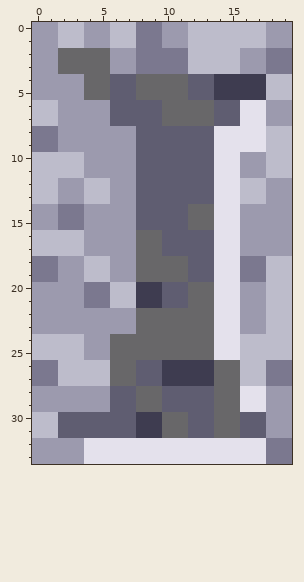
One commit to this pixel-art sprite: qfg4-capital-I.png. Above is the file before it was changed.
The file is 20x34 pixels. Colours within 5 levels of each other are drawn and written as one.
New version:
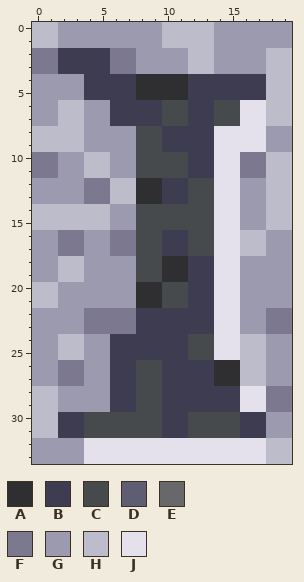
Palette (. is transparent): A #2f2e30  B #3e3c50  C #474a4c  D #5f5d71  E #686769  F #7b788f  G #9c9aae  H #bdbccb  J #e4e1ec
Change:
Changed rows in their new state; - is an unchanged pixel.
first column x 0:
 0 HHGG--GGGGHH--GGGG--
 1 HHGG--GGGGHH--GGGG--
 2 FFBBBBFFGGGG--GG--HH
 3 FFBBBBFFGGGG--GG--HH
 4 ----BBBBAAAABB------
 5 ----BBBBAAAABB------
 6 GGHH--BBBBCCBBCC--HH
 7 GGHH--BBBBCCBBCC--HH
 8 HHHH----CCBBBB----GG
 9 HHHH----CCBBBB----GG
10 FFGGHH--CCCCBB--FF--
11 FFGGHH--CCCCBB--FF--
12 GG--FFHHAABBCC--GGHH
13 GG--FFHHAABBCC--GGHH
14 HHHHHH--CCCCCC----HH
15 HHHHHH--CCCCCC----HH
16 GGFF--FFCCBBCC--HH--
17 GGFF--FFCCBBCC--HH--
18 GGHHGG--CCAABB--GGGG
19 GGHHGG--CCAABB--GGGG
20 HH--GGGGAACCBB----GG
21 HH--GGGGAACCBB----GG
22 ----FFFFBBBBBB----FF
23 ----FFFFBBBBBB----FF
24 GG----BBBBBBCC----GG
25 GG----BBBBBBCC----GG
26 GGFFGGBBCC----AA--GG
27 GGFFGGBBCC----AA--GG
28 HH----BBCCBBBBBB--FF
29 HH----BBCCBBBBBB--FF
30 --BBCCCCCCBBCCCCBB--
31 --BBCCCCCCBBCCCCBB--
32 ------------------HH
33 ------------------HH
Pixel boxes of the changes (left, top, right, bottom) in both pictures:
changed: (32, 22, 292, 464)
